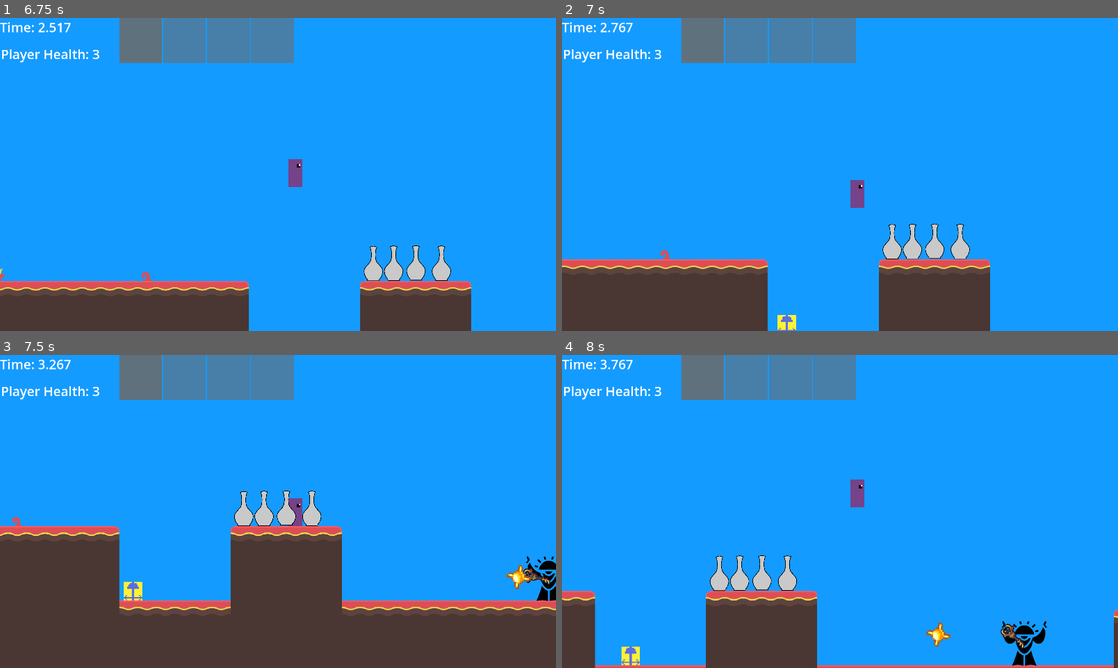
Above: before the commit, frames 1-4 (two rows, left to right).
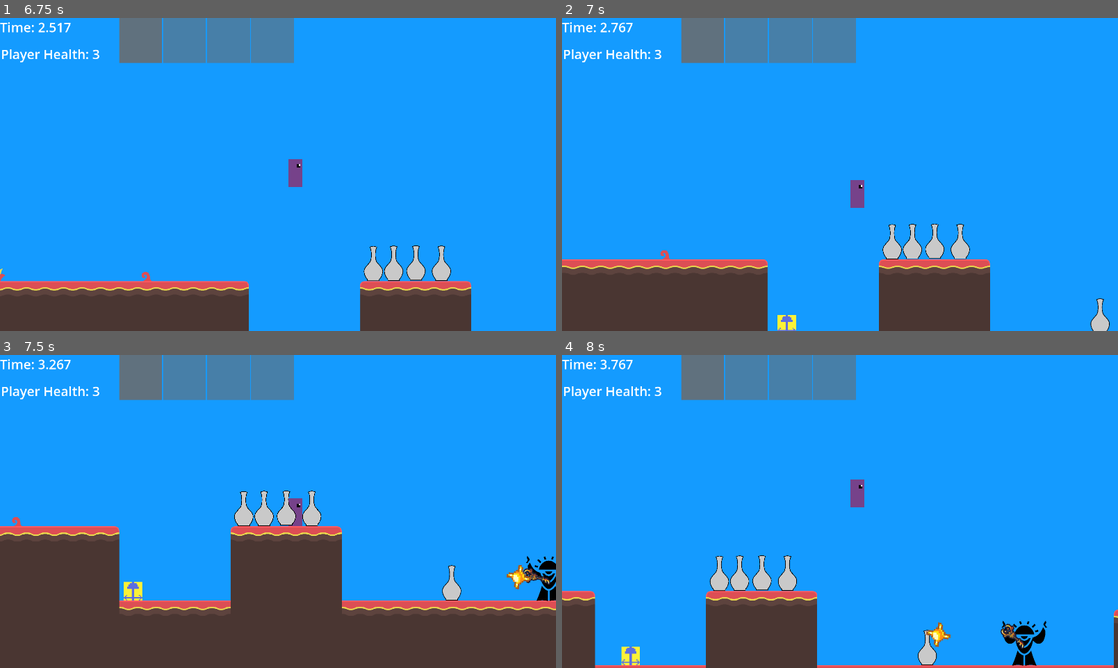
Above: after the commit, the same moments.

Repository: AidanCooper2003/AshenSkies
Game: Godot game, scene res://scenes/levels/scene.tscn
Two runs of this game, one before a commit and one after it. Both use one fixed random seed, a clock stepped at 60 frames per second and the inputs below. This scene is started directly instead of the project's main scene.
Inputs (mouse positions are in pixels of both pictures, inside the frame that each line leads up to):
- Up to frame 1 (6.75 s): move the mouse to (250, 237) at 0.52 s; hold D (Move Right) 0.53-2.03 s; tap Space (Jump) at 0.6, 0.77, 1.07, 1.52, 1.55, 1.82, 2.3, 3.02, 3.05, 3.32, 3.77, 3.8, 4.07, 4.52, 4.55, 4.82, 5.1, 6.02, 6.05, 6.32 s; move the mouse to (444, 221) at 1.27 s; click (444, 221) at 1.35 s; move the mouse to (111, 127) at 2.02 s; hold Right mouse button (Secondary Fire) 2.03-2.78 s; hold A (Move Left) 2.03-4.28 s; move the mouse to (305, 174) at 2.77 s; tap Mouse wheel down (SwapWeaponDown) at 2.85 s; move the mouse to (194, 96) at 3.52 s; tap Mouse wheel up (SwapWeaponUp) at 3.6 s; tap [ (Debug 1) at 4.15 s; move the mouse to (400, 158) at 4.27 s; hold D (Move Right) from 4.28 s (still down); tap E (Tertiary Fire) at 4.35 s; move the mouse to (166, 190) at 5.02 s; move the mouse to (333, 105) at 5.77 s; click (333, 105) at 5.85 s; move the mouse to (250, 237) at 6.52 s; hold Right mouse button (Secondary Fire) from 6.53 s (still down)
- Up to frame 2 (7 s): keep holding D (Move Right); keep holding Right mouse button (Secondary Fire); tap Space (Jump) at 6.77, 6.8 s
- Up to frame 3 (7.5 s): keep holding D (Move Right); tap Space (Jump) at 7.07 s; move the mouse to (444, 558) at 7.27 s; release Right mouse button (Secondary Fire) at 7.28 s; tap Mouse wheel down (SwapWeaponDown) at 7.35 s
- Up to frame 4 (8 s): keep holding D (Move Right); tap Space (Jump) at 7.52, 7.55, 7.82 s

Frame 1 is identical in both runs. In frame 2, 0.2% of the frame differs, in the area x 95-99%, y 89-100%; in frame 3, 0.2%, in the area x 79-83%, y 67-79%; in frame 4, 0.2%.

Commit message:
Removed empty testing weapons, added default weapon if crafting system fails to find a matching weapon

Diff:
--- a/csv/recipes.csv
+++ b/csv/recipes.csv
@@ -1,12 +1,3 @@
 Item-name,Item-tags,Item-quality,Is-offensive
 spikeball_launcher,Test,2,TRUE
-2Gun,Gun,2,TRUE
-3Gun,Gun,2,TRUE
-4Gun,Gun,2,TRUE
-5Air,Air,2,TRUE
-6Air,Air,2,TRUE
-7Air,Air,2,TRUE
-8Air,Air,2,TRUE
-9Air,Air,2,TRUE
-10AirGun,"Air, Gun",2,TRUE
 test_gun,Test,2,TRUE
--- a/scenes/levels/playtest_level.tscn
+++ b/scenes/levels/playtest_level.tscn
@@ -117,41 +117,51 @@
 _player = NodePath("../Player")
 _ui_manager = NodePath("../UIManager")
 
-[node name="Area2D" type="Area2D" parent="."]
+[node name="Enemies" type="Node2D" parent="."]
+
+[node name="TerritorialJumper" parent="Enemies" instance=ExtResource("4_g4ohe")]
+position = Vector2(1159, 350)
+
+[node name="AshPriest1" parent="Enemies" instance=ExtResource("6_nfakm")]
+position = Vector2(2442, 308)
+
+[node name="AshPriest2" parent="Enemies" instance=ExtResource("6_nfakm")]
+position = Vector2(4256, -398)
+
+[node name="TerritorialJumper2" parent="Enemies" instance=ExtResource("4_g4ohe")]
+position = Vector2(4662, -1570)
+
+[node name="TerritorialJumper3" parent="Enemies" instance=ExtResource("4_g4ohe")]
+position = Vector2(3748, 929)
+_relative_left_bound = 1000.0
+
+[node name="LevelObjects" type="Node2D" parent="."]
+
+[node name="Area2D" type="Area2D" parent="LevelObjects"]
 position = Vector2(6417, -1547)
 collision_layer = 32
 
-[node name="CollisionShape2D" type="CollisionShape2D" parent="Area2D"]
+[node name="CollisionShape2D" type="CollisionShape2D" parent="LevelObjects/Area2D"]
 position = Vector2(15, -4)
 shape = SubResource("RectangleShape2D_mxg24")
 
-[node name="TerritorialJumper" parent="." instance=ExtResource("4_g4ohe")]
-position = Vector2(1159, 350)
+[node name="ResourceBreakable" parent="LevelObjects" instance=ExtResource("10_nes5d")]
 
-[node name="AshPriest1" parent="." instance=ExtResource("6_nfakm")]
-position = Vector2(2442, 308)
-
-[node name="AshPriest2" parent="." instance=ExtResource("6_nfakm")]
-position = Vector2(4256, -398)
-
-[node name="TerritorialJumper2" parent="." instance=ExtResource("4_g4ohe")]
-position = Vector2(4662, -1570)
-
-[node name="TerritorialJumper3" parent="." instance=ExtResource("4_g4ohe")]
-position = Vector2(3748, 929)
-_relative_left_bound = 1000.0
-
-[node name="ResourceBreakable" parent="." instance=ExtResource("10_nes5d")]
-
-[node name="ResourceBreakable2" parent="." instance=ExtResource("10_nes5d")]
+[node name="ResourceBreakable2" parent="LevelObjects" instance=ExtResource("10_nes5d")]
 position = Vector2(1639, 115)
 
-[node name="ResourceBreakable3" parent="." instance=ExtResource("10_nes5d")]
+[node name="ResourceBreakable3" parent="LevelObjects" instance=ExtResource("10_nes5d")]
 position = Vector2(1474, 115)
 
-[node name="ResourceBreakable4" parent="." instance=ExtResource("10_nes5d")]
+[node name="ResourceBreakable4" parent="LevelObjects" instance=ExtResource("10_nes5d")]
 position = Vector2(1404, 116)
 
-[connection signal="area_entered" from="Area2D" to="UIManager" method="_on_area_2d_area_entered"]
+[node name="ResourceBreakable5" parent="LevelObjects" instance=ExtResource("10_nes5d")]
+position = Vector2(4975, -395)
+
+[node name="ResourceBreakable6" parent="LevelObjects" instance=ExtResource("10_nes5d")]
+position = Vector2(2122, 372)
+
+[connection signal="area_entered" from="LevelObjects/Area2D" to="UIManager" method="_on_area_2d_area_entered"]
 
 [editable path="Camera2D/CanvasLayer"]
--- a/scripts/entities/level_objects/resource_breakable.gd
+++ b/scripts/entities/level_objects/resource_breakable.gd
@@ -10,5 +10,5 @@
 
 func _on_damage_taken(damage_amount):
 	print("hit")
-	EventBus.resource_added.emit(resource, 1)
+	EventBus.resource_added.emit(resource, 10)
 	queue_free()
--- a/scripts/entities/player/crafting_manager.gd
+++ b/scripts/entities/player/crafting_manager.gd
@@ -35,7 +35,10 @@
 		for i in _get_tag_match_count(weapon, tag_counts):
 			weapon_pool.append(weapon)
 	var chosen_weapon := randi_range(0, weapon_pool.size() - 1)
-	return weapon_pool[chosen_weapon]
+	if weapon_pool.size() > 0:
+		return weapon_pool[chosen_weapon]
+	else:
+		return "test_gun"
 
 func _test_crafting() -> void:
 	print("Only Gun Tags")
